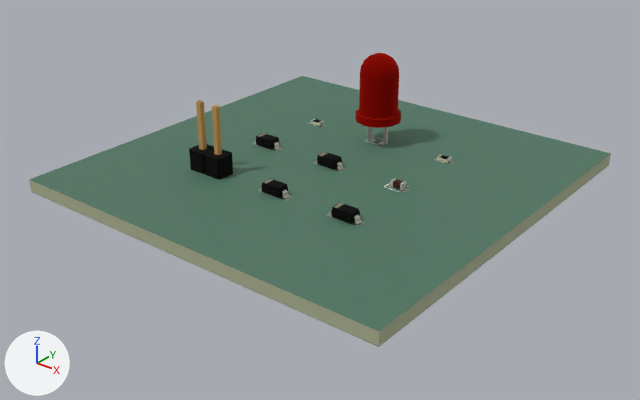
An edit to the glTF model apps/pcb-viewer/public/bridge-rectifier.glb, drawn before and after from the same camera.
Rendered twice from a camera (50 mm lens) standing at (0.1606, -0.1776, 0.0446) and looking at (0.1013, -0.1034, -0.0013). Every picture has the same lights, and +X, +Y and +Z are marked at lower left. The first picture is the older version. Where no turn or scale is listed for an object, it has been applied to the vertices. Vertices at exactly the same position are counted once.

Objects in the first picture: '=>[0:1:1:11]', '=>[0:1:1:15]', '=>[0:1:1:16]', '=>[0:1:1:17]', '=>[0:1:1:3]', '=>[0:1:1:5]', '=>[0:1:1:5].001', '=>[0:1:1:5].002', '=>[0:1:1:5].003', '=>[0:1:1:7]', '=>[0:1:1:9]', '=>[0:1:1:9].001' and 1 more.
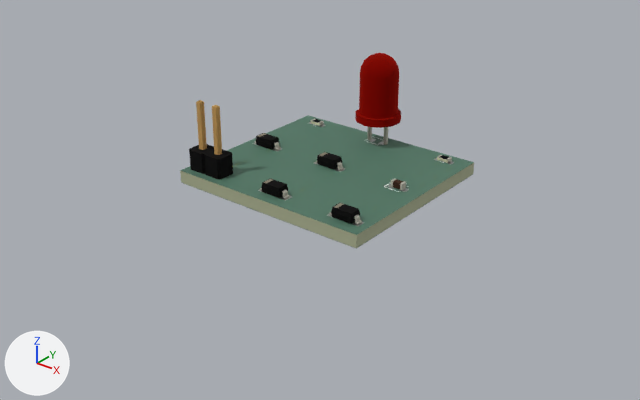
Patch to the scene script:
```diff
--- a/apps/pcb-viewer/public/bridge-rectifier.glb.py
+++ b/apps/pcb-viewer/public/bridge-rectifier.glb.py
@@ mat_mat_2 @@
 mat_mat_2 = principled_material('mat_2')
-mat_mat_2.base_color = (0.0192, 0.0185, 0.0185)  # black #262525
+mat_mat_2.base_color = (0.435, 0.398, 0.316)  # grey #b0a998
 mat_mat_2.metallic = 1.0
@@ mat_mat_4 @@
 mat_mat_4 = principled_material('mat_4')
-mat_mat_4.base_color = (0.435, 0.398, 0.316)  # grey #b0a998
+mat_mat_4.base_color = (0.778, 0.77, 0.626)  # pale yellow #e4e3cf
 mat_mat_4.metallic = 1.0
@@ mat_mat_5 @@
 mat_mat_5 = principled_material('mat_5')
-mat_mat_5.base_color = (0.645, 0.638, 0.572)  # light grey #d2d1c7
+mat_mat_5.base_color = (0.00745, 0.00799, 0.00912)  # black #151618
 mat_mat_5.metallic = 1.0
@@ mat_mat_7 @@
 mat_mat_7 = principled_material('mat_7')
-mat_mat_7.base_color = (0.778, 0.77, 0.626)  # pale yellow #e4e3cf
+mat_mat_7.base_color = (0.448, 0.01, 0.00394)  # red #b3190d
 mat_mat_7.metallic = 1.0
@@ mat_mat_9 @@
 mat_mat_9 = principled_material('mat_9')
-mat_mat_9.base_color = (0.448, 0.01, 0.00394)  # red #b3190d
+mat_mat_9.base_color = (0.709, 0.504, 0.21)  # beige #dbbc7e
 mat_mat_9.metallic = 1.0
@@ me_pinheader_1x02_p254mm_vertical @@
 me_pinheader_1x02_p254mm_vertical.from_pydata(...)  # 76 vertices, 148 faces; spans x -0.00127..0.00127, y -0.00381..0.00127, z -0.003..0.00854
-me_pinheader_1x02_p254mm_vertical.materials.append(mat_mat_0)  # black #262525
-me_pinheader_1x02_p254mm_vertical.materials.append(mat_mat_1)  # beige #dbbc7e
+me_pinheader_1x02_p254mm_vertical.materials.append(mat_mat_8)  # black #262525
+me_pinheader_1x02_p254mm_vertical.materials.append(mat_mat_9)  # beige #dbbc7e
@@ me_led_d5_0mm @@
 me_led_d5_0mm.from_pydata(...)  # 182 vertices, 360 faces; spans x -0.00123..0.00417, y -0.0029..0.0029, z -0.0025..0.0116
-me_led_d5_0mm.materials.append(mat_mat_9)  # red #b3190d
-me_led_d5_0mm.materials.append(mat_mat_5)  # light grey #d2d1c7
+me_led_d5_0mm.materials.append(mat_mat_7)  # red #b3190d
+me_led_d5_0mm.materials.append(mat_mat_3)  # light grey #d2d1c7
@@ me_board_soldermask @@
-me_board_soldermask.from_pydata(...)  # 96 vertices, 130 faces; spans x 0.075..0.125, y -0.125..-0.075, z 0.0016
-me_board_soldermask.vertices[0].co = (0.125, -0.125, 0.0016)  # pixel (379, 331)
-me_board_soldermask.vertices[1].co = (0.075, -0.125, 0.0016)  # pixel (29, 179)
-me_board_soldermask.vertices[2].co = (0.125, -0.075, 0.0016)  # pixel (610, 153)
-me_board_soldermask.vertices[3].co = (0.075, -0.075, 0.0016)  # pixel (302, 75)
+me_board_soldermask.from_pydata(...)  # 96 vertices, 130 faces; spans x 0.0869..0.1131, y -0.1122..-0.0881, z 0.0016
+# me_board_soldermask part 1
+me_board_soldermask.vertices[0].co = (0.1131, -0.1122, 0.0016)  # pixel (356, 234)
+me_board_soldermask.vertices[1].co = (0.0869, -0.1122, 0.0016)  # pixel (180, 170)
+me_board_soldermask.vertices[2].co = (0.1131, -0.0881, 0.0016)  # pixel (474, 162)
+me_board_soldermask.vertices[3].co = (0.0869, -0.0881, 0.0016)  # pixel (308, 115)
 me_board_soldermask.materials.append(mat_mat_13)
@@ me_board_soldermask_001 @@
-me_board_soldermask_001.from_pydata(...)  # 32 vertices, 34 faces; spans x 0.075..0.125, y -0.125..-0.075, z 0.0
+me_board_soldermask_001.from_pydata(...)  # 32 vertices, 34 faces; spans x 0.0869..0.1131, y -0.1122..-0.0881, z 0.0
+# me_board_soldermask_001 part 2
+# 4 vertices are removed from x 0.075..0.125, y -0.125..-0.075, z 0.0
+# 22 faces are deleted
+# 4 vertices are added at (0.0869, -0.1122, 0.0), (0.0869, -0.0881, 0.0), (0.1131, -0.0881, 0.0), (0.1131, -0.1122, 0.0)
+# 22 new faces join them
 me_board_soldermask_001.materials.append(mat_mat_14)
@@ me_board_pcb @@
-me_board_pcb.from_pydata(...)  # 104 vertices, 212 faces; spans x 0.075..0.125, y -0.125..-0.075, z 0.0..0.0015
+me_board_pcb.from_pydata(...)  # 104 vertices, 212 faces; spans x 0.0869..0.1131, y -0.1122..-0.0881, z 0.0..0.0015
+# me_board_pcb part 3
+# 8 vertices are removed from x 0.075..0.125, y -0.125..-0.075, z 0.0..0.0015
+# 108 faces are deleted
+# 8 vertices are added at x 0.0869..0.1131, y -0.1122..-0.0881, z 0.0..0.0015
+# 108 new faces join them
 me_board_pcb.materials.append(mat_mat_15)
@@ ob_0_1_1_3 @@
-ob_0_1_1_3 = bpy.data.objects.new('=>[0:1:1:3]', me_pinheader_1x02_p254mm_vertical)
-ob_0_1_1_3.parent = ob_v1
+ob_0_1_1_3 = bpy.data.objects.new('=>[0:1:1:3]', me_d_sod_123)
+ob_0_1_1_3.parent = ob_d1
 ob_0_1_1_3.location = (0.0, 0.0, 0.0)
@@ ob_0_1_1_9 @@
-ob_0_1_1_9 = bpy.data.objects.new('=>[0:1:1:9]', me_r_0603_1608metric)
-ob_0_1_1_9.parent = ob_r1
+ob_0_1_1_9 = bpy.data.objects.new('=>[0:1:1:9]', me_led_d5_0mm)
+ob_0_1_1_9.parent = ob_led1
 ob_0_1_1_9.location = (0.0, 0.0, 0.0)
@@ ob_0_1_1_11 @@
-ob_0_1_1_11 = bpy.data.objects.new('=>[0:1:1:11]', me_led_d5_0mm)
-ob_0_1_1_11.parent = ob_led1
+ob_0_1_1_11 = bpy.data.objects.new('=>[0:1:1:11]', me_pinheader_1x02_p254mm_vertical)
+ob_0_1_1_11.parent = ob_v1
 ob_0_1_1_11.location = (0.0, 0.0, 0.0)
```

What differs and where, as boxes (x1, y1, x2, y2) in the pictures (640 x 400 px):
'=>[0:1:1:15]', reshaped (49% narrower, 53% shorter)
    before: (30, 76, 611, 331)
    after: (181, 115, 474, 235)
'=>[0:1:1:17]', reshaped (49% narrower, 47% shorter)
    before: (29, 138, 611, 346)
    after: (180, 138, 474, 248)
'=>[0:1:1:11]', recoloured, moved
    before: (355, 53, 401, 145)
    after: (189, 100, 233, 179)
'=>[0:1:1:9]', recoloured, moved
    before: (310, 119, 323, 126)
    after: (355, 53, 401, 145)
'=>[0:1:1:3]', recoloured, reshaped, moved
    before: (189, 100, 233, 179)
    after: (260, 178, 290, 199)
'=>[0:1:1:5].001', recoloured
    both: (313, 119, 323, 123)
'=>[0:1:1:5]', recoloured
    both: (439, 155, 452, 160)
'=>[0:1:1:16]', reshaped (mostly hidden)
    before: (35, 165, 609, 347)
    after: (181, 174, 473, 249)
'=>[0:1:1:3].003', now drawn
    after: (316, 152, 344, 170)
'=>[0:1:1:9].001', no longer drawn
    before: (437, 155, 452, 163)
